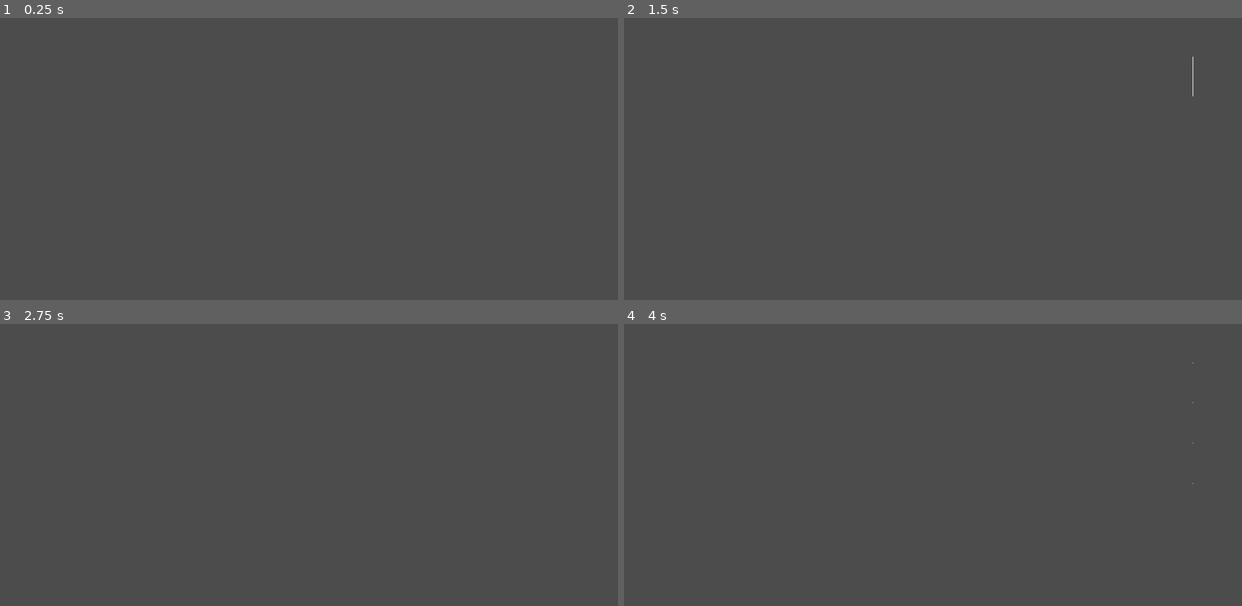
Above: before the commit, frames 1-4 (two rows, left to right).
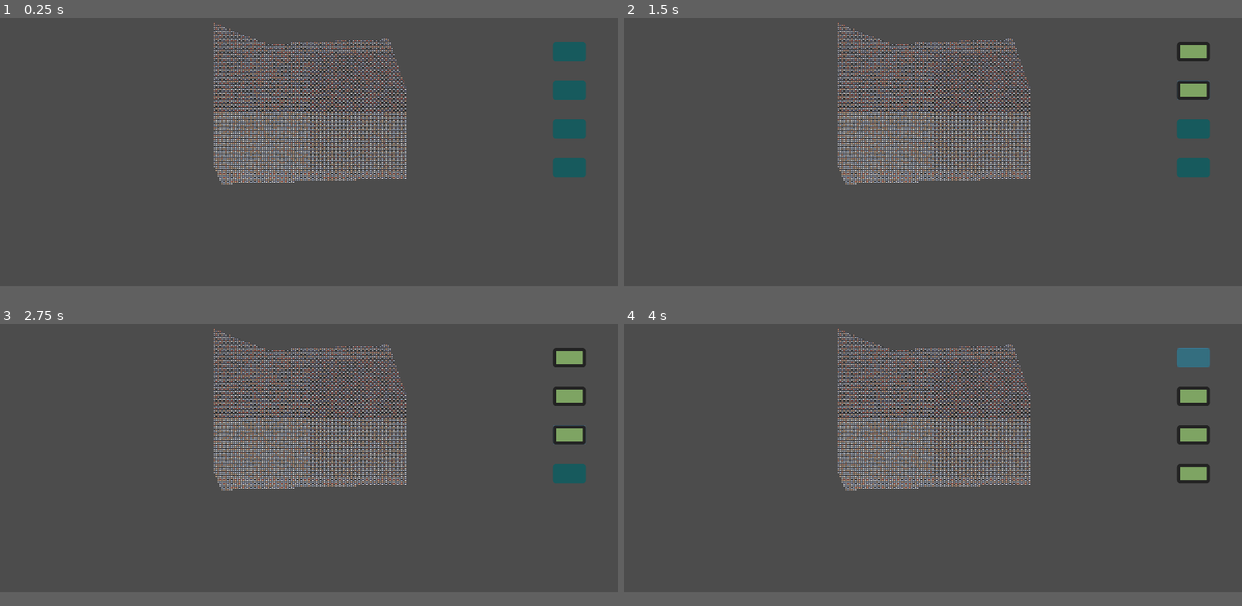
Above: after the commit, the same moments.

Repository: wetbadger/gerrymandering
Game: Godot game, scene res://main.tscn
Two runs of this game, one before a commit and one after it. Both use one fixed random seed, a clock stepped at 60 frames per second and the inputs below.
Inputs (mouse positions are in pixels of both pictures, inside the frame that each line leads up to):
- Up to frame 1 (0.25 s): no input
- Up to frame 2 (1.5 s): click (1192, 57) at 0.52 s; click (1192, 96) at 1.27 s
- Up to frame 3 (2.75 s): click (568, 442) at 2.02 s
- Up to frame 4 (4 s): click (1192, 481) at 2.77 s; click (1192, 363) at 3.52 s
The window is 800x468 before the commit and 800x450 after it. Grey fills any space a smaller window leaves; there, only what the larger window draws over its background counts as a difference.

The runs differ from the first frame. In frame 1, 6.0% of the frame differs, in the area x 34-95%, y 1-60%; in frame 2, 6.0%; in frame 3, 6.0%; in frame 4, 6.0%.

Commit message:
houses in grid, no collisions ;)

Diff:
--- /dev/null
+++ b/Camera2D.gd
@@ -0,0 +1,43 @@
+extends Camera2D
+
+
+var zoom_min = Vector2(0.05, 0.05)
+var zoom_max = Vector2(1, 1)
+var zoom_speed = Vector2(.2, .2)
+var zoom_factor = Vector2(0.01,0.01)
+var zoom_speed_min = Vector2(0.01,0.01)
+var zoom_speed_max = Vector2(0.2, 0.2)
+
+# Called when the node enters the scene tree for the first time.
+func _ready():
+	current = true
+	set_global_position(get_viewport_rect().size / 2)
+	set_zoom(zoom_max)
+
+
+func _input(event):
+	if event is InputEventMouseButton:
+		if event.is_pressed():
+			#zoom in
+			if event.button_index == BUTTON_WHEEL_UP:
+				#if zoom > zoom_min:
+				if zoom - zoom_speed > zoom_min:
+					zoom -= zoom_speed
+				else:
+					zoom = zoom_min
+
+				if zoom_speed > zoom_speed_min:
+					zoom_speed -= zoom_factor
+				print(zoom)
+
+			#zoom out
+			if event.button_index == BUTTON_WHEEL_DOWN:
+				if zoom + zoom_speed < zoom_max:
+					zoom += zoom_speed
+				else:
+					zoom = zoom_max
+
+				if zoom_speed < zoom_speed_max:
+					zoom_speed += zoom_factor
+
+				print(zoom)
--- /dev/null
+++ b/Objects/House.gd
@@ -0,0 +1,20 @@
+extends Node2D
+
+
+# Declare member variables here. Examples:
+# var a = 2
+# var b = "text"
+var houses = [load("res://pics/house1.png"), load("res://pics/house2.png"), load("res://pics/house3.png")]
+var rng = RandomNumberGenerator.new()
+# Called when the node enters the scene tree for the first time.
+func _ready():
+	rng.randomize()
+	var house = houses[rng.randi_range(0, 2)]
+	get_node("Sprite").texture = house
+	print("House Created")
+
+func input_event(event):
+	print(event)
+# Called every frame. 'delta' is the elapsed time since the previous frame.
+#func _process(delta):
+#	pass
--- /dev/null
+++ b/Objects/House.tscn
@@ -0,0 +1,8 @@
+[gd_scene load_steps=2 format=2]
+
+[ext_resource path="res://Objects/House.gd" type="Script" id=1]
+
+[node name="UnnamedHouse" type="Node2D"]
+script = ExtResource( 1 )
+
+[node name="Sprite" type="Sprite" parent="."]
--- /dev/null
+++ b/Objects/Matrix.gd
@@ -0,0 +1,68 @@
+extends Node2D
+
+#A pure mathematical obejct
+
+export var GRID_SIZE = 6
+var size
+var _house = load("Objects/House.tscn")
+onready var rect = get_viewport_rect()
+enum {RIGHT, DOWN, LEFT, UP}
+var point
+func _ready():
+
+	print(rect)
+	var dimensions = rect.size
+	print(dimensions)
+	size = dimensions / GRID_SIZE
+	size.x = floor(size.x)
+	size.y = floor(size.y)
+	print(size)
+
+func generate_houses(n):
+	var starting_point = Vector2(floor(size.x/2), floor(size.y/2))
+	var new_house = _house.instance()
+	set(new_house, starting_point)
+	add_child(new_house)
+	point = starting_point
+	var switch = true
+	for i in range(1, n):
+		if switch:
+			place_houses(RIGHT, point, i)
+			place_houses(DOWN, point, i)
+
+		if not switch:
+			place_houses(LEFT, point, i)
+			place_houses(UP, point, i)
+
+		switch = !switch
+	if n % 2:
+		place_houses(RIGHT, point, n-1)
+	else:
+		place_houses(LEFT, point, n-1)
+
+func place_houses(direction, from_point, n):
+	if n <= 0:
+		return
+	if direction == RIGHT:
+		point = Vector2(from_point.x+1, from_point.y)
+	if direction == DOWN:
+		point = Vector2(from_point.x, from_point.y+1)
+	if direction == LEFT:
+		point = Vector2(from_point.x-1, from_point.y)
+	if direction == UP:
+		point = Vector2(from_point.x, from_point.y-1)
+
+	var intersection = get_world_2d().direct_space_state.intersect_point (point*GRID_SIZE, 32, [ ], 2147483647, true, true )
+	if not intersection:
+		print("No make house")
+	else:
+		var new_house = _house.instance()
+		set(new_house, point)
+		add_child(new_house)
+
+	place_houses(direction, point, n-1)
+
+
+
+func set(object, position):
+	object.set_global_position(position * GRID_SIZE)
--- /dev/null
+++ b/Objects/Matrix.tscn
@@ -0,0 +1,6 @@
+[gd_scene load_steps=2 format=2]
+
+[ext_resource path="res://Objects/Matrix.gd" type="Script" id=1]
+
+[node name="Matrix" type="Node2D"]
+script = ExtResource( 1 )
--- /dev/null
+++ b/Ui/PalletteButton.tscn
@@ -0,0 +1,13 @@
+[gd_scene load_steps=2 format=2]
+
+[ext_resource path="res://themes/ui.tres" type="Theme" id=1]
+
+[node name="Button" type="Button"]
+margin_right = 51.0
+margin_bottom = 45.0
+rect_min_size = Vector2( 60, 60 )
+theme = ExtResource( 1 )
+toggle_mode = true
+__meta__ = {
+"_edit_use_anchors_": false
+}
--- a/main.gd
+++ b/main.gd
@@ -9,9 +9,12 @@
 var selected_district = "DistrictA"
 var _district = load("Objects/District.tscn")
 var draw_size = 33
-# Called when the node enters the scene tree for the first time.
+
+onready var matrix = get_node("State").get_node("Matrix")
+
 func _ready():
-	pass # Replace with function body.
+	matrix.generate_houses(100)
+
 
 func _input(event: InputEvent) -> void:
 	if not Input.is_mouse_button_pressed(BUTTON_LEFT):
@@ -19,8 +22,10 @@
 
 	points.append(event.position)
 	last_point = event.get_global_position()
+
+	print(Vector2(round(last_point.x/matrix.GRID_SIZE), round(last_point.y/matrix.GRID_SIZE)))
+
 	update()
-
 
 func _draw() -> void:
 	#draw_colored_polygon(points, Color.red)
@@ -35,7 +40,5 @@
 		district.set_name(selected_district)
 		add_child(district)
 		return
-	#print(points)
-	var point = PoolVector2Array( points )
+
 	var color = PoolColorArray( [district.color] )
-	draw_primitive(point, color, PoolVector2Array())
--- a/main.tscn
+++ b/main.tscn
@@ -1,11 +1,62 @@
-[gd_scene load_steps=2 format=2]
+[gd_scene load_steps=6 format=2]
 
 [ext_resource path="res://main.gd" type="Script" id=1]
+[ext_resource path="res://Camera2D.gd" type="Script" id=2]
+[ext_resource path="res://themes/ui.tres" type="Theme" id=3]
+[ext_resource path="res://Ui/PalletteButton.tscn" type="PackedScene" id=4]
+[ext_resource path="res://Objects/Matrix.tscn" type="PackedScene" id=5]
 
 [node name="Node2D" type="Node2D"]
 script = ExtResource( 1 )
 
-[node name="State" type="Area2D" parent="."]
+[node name="UI" type="CanvasLayer" parent="."]
 
-[node name="CollisionPolygon2D" type="CollisionPolygon2D" parent="State"]
+[node name="VBoxContainer" type="VBoxContainer" parent="UI"]
+margin_left = 1718.0
+margin_top = 75.0
+margin_right = 1820.0
+margin_bottom = 989.0
+theme = ExtResource( 3 )
+custom_constants/separation = 60
+alignment = 1
+__meta__ = {
+"_edit_use_anchors_": false
+}
+
+[node name="Button" parent="UI/VBoxContainer" instance=ExtResource( 4 )]
+margin_top = 247.0
+margin_right = 102.0
+margin_bottom = 307.0
+
+[node name="Button2" parent="UI/VBoxContainer" instance=ExtResource( 4 )]
+margin_top = 367.0
+margin_right = 102.0
+margin_bottom = 427.0
+
+[node name="Button3" parent="UI/VBoxContainer" instance=ExtResource( 4 )]
+margin_top = 487.0
+margin_right = 102.0
+margin_bottom = 547.0
+
+[node name="Button4" parent="UI/VBoxContainer" instance=ExtResource( 4 )]
+margin_top = 607.0
+margin_right = 102.0
+margin_bottom = 667.0
+
+[node name="State" type="ViewportContainer" parent="."]
+margin_right = 1303.0
+margin_bottom = 774.0
+__meta__ = {
+"_edit_use_anchors_": false
+}
+
+[node name="Area2D" type="Area2D" parent="State"]
+
+[node name="CollisionPolygon2D" type="CollisionPolygon2D" parent="State/Area2D"]
+position = Vector2( 448, 214 )
 polygon = PoolVector2Array( 203, 42, 382, 113, 760, 97, 875, 429, 856, 530, 240, 549, 167, 368, 29, 240 )
+
+[node name="Camera2D" type="Camera2D" parent="State"]
+script = ExtResource( 2 )
+
+[node name="Matrix" parent="State" instance=ExtResource( 5 )]
--- a/project.godot
+++ b/project.godot
@@ -14,6 +14,12 @@
 run/main_scene="res://main.tscn"
 config/icon="res://icon.png"
 
+[display]
+
+window/size/width=1920
+window/size/height=1080
+window/stretch/mode="viewport"
+
 [physics]
 
 common/enable_pause_aware_picking=true
--- /dev/null
+++ b/themes/ui.tres
@@ -0,0 +1,39 @@
+[gd_resource type="Theme" load_steps=5 format=2]
+
+[sub_resource type="StyleBoxFlat" id=3]
+corner_radius_top_left = 10
+corner_radius_top_right = 10
+corner_radius_bottom_right = 10
+corner_radius_bottom_left = 10
+
+[sub_resource type="StyleBoxFlat" id=1]
+bg_color = Color( 0.207843, 0.435294, 0.501961, 1 )
+corner_radius_top_left = 10
+corner_radius_top_right = 10
+corner_radius_bottom_right = 10
+corner_radius_bottom_left = 10
+
+[sub_resource type="StyleBoxFlat" id=2]
+bg_color = Color( 0.0917969, 0.354279, 0.367188, 1 )
+corner_radius_top_left = 10
+corner_radius_top_right = 10
+corner_radius_bottom_right = 10
+corner_radius_bottom_left = 10
+
+[sub_resource type="StyleBoxFlat" id=5]
+bg_color = Color( 0.496197, 0.644531, 0.390244, 1 )
+border_width_left = 10
+border_width_top = 10
+border_width_right = 10
+border_width_bottom = 10
+border_color = Color( 0.141176, 0.141176, 0.141176, 1 )
+corner_radius_top_left = 10
+corner_radius_top_right = 10
+corner_radius_bottom_right = 10
+corner_radius_bottom_left = 10
+
+[resource]
+Button/styles/disabled = SubResource( 3 )
+Button/styles/hover = SubResource( 1 )
+Button/styles/normal = SubResource( 2 )
+Button/styles/pressed = SubResource( 5 )
Not shown, changed: doc.txt
Binary file added: pics/hill.png
Not shown, added: pics/hill.png.import
Binary file added: pics/house1.png
Not shown, added: pics/house1.png.import
Binary file added: pics/house2.png
Not shown, added: pics/house2.png.import
Binary file added: pics/house3.png
Not shown, added: pics/house3.png.import
Binary file added: pics/river_bend.png
Not shown, added: pics/river_bend.png.import
Binary file added: pics/river_confluence.png
(and 5 more such lines)
